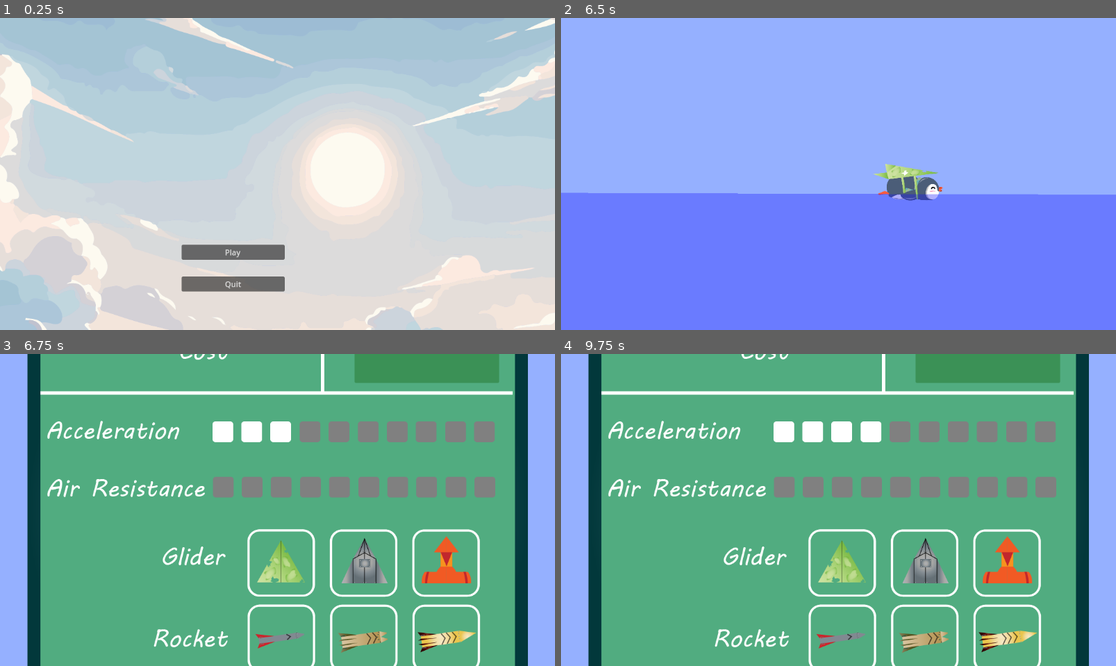
Above: before the commit, frames 1-4 (two rows, left to right).
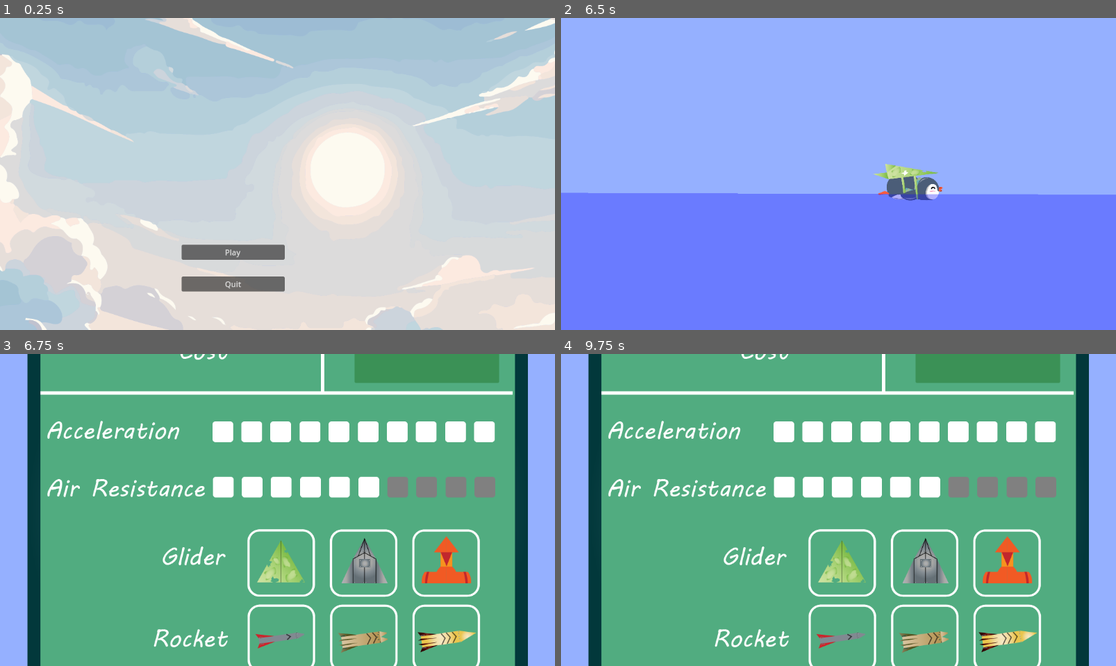
Above: after the commit, the same moments.

Repository: ilietodirascu/Penguin
Game: Godot game, scene res://scenes/menu.tscn
The game is run twice, just before and just after one commit, with the same random seed, the same clock (stepped at 60 frames per second) and the same inputs.
Inputs (mouse positions are in pixels of both pictures, inside the frame that each line leads up to):
- Up to frame 1 (0.25 s): no input
- Up to frame 2 (6.5 s): click "Play" at 0.5 s; move the mouse to (960, 158) at 1.27 s; hold Space (apply_boost) 1.28-2.03 s; hold Right (ui_right) 1.28-2.78 s; move the mouse to (727, 189) at 2.02 s; tap Space (apply_boost) at 2.1, 3.6, 5.1 s; move the mouse to (894, 105) at 2.77 s; hold Left (ui_left) 2.78-3.53 s; hold Space (apply_boost) 2.78-3.53 s; move the mouse to (810, 236) at 3.52 s; hold Right (ui_right) 3.53-5.03 s; move the mouse to (1005, 220) at 4.27 s; hold Space (apply_boost) 4.28-5.03 s; move the mouse to (672, 127) at 5.02 s; hold Left (ui_left) 5.03-5.78 s; move the mouse to (866, 174) at 5.77 s; hold Right (ui_right) from 5.78 s (still down); hold Space (apply_boost) from 5.78 s (still down)
- Up to frame 3 (6.75 s): move the mouse to (194, 432) at 6.52 s; release Right (ui_right) at 6.53 s; release Space (apply_boost) at 6.53 s; hold Left (ui_left) from 6.53 s (still down); tap Space (apply_boost) at 6.6 s
- Up to frame 4 (9.75 s): release Left (ui_left) at 7.25 s; click (783, 432) at 7.27 s; click (810, 432) at 8.02 s; click (838, 432) at 8.77 s; click (871, 432) at 9.52 s

Frames 1-2 are identical in both runs. In frame 3, 3.3% of the frame differs, in the area x 38-90%, y 21-47%; in frame 4, 3.0%.

Commit message:
work in progress

Diff:
--- a/config/progression.cfg
+++ b/config/progression.cfg
@@ -1,7 +1,7 @@
-acceleration=3
-air_resistance=0
-glider=0
+acceleration=10
+air_resistance=6
+glider=1
 rocket=0
-rocket_fuel=0
-days=0
-money=0
+rocket_fuel=10
+days=16
+money=1600
--- a/project.godot
+++ b/project.godot
@@ -15,6 +15,10 @@
 config/features=PackedStringArray("4.2", "Mobile")
 config/icon="res://icon.svg"
 
+[autoload]
+
+FileManager="*res://scripts/file_manager.gd"
+
 [input]
 
 apply_boost={
--- a/scenes/shop.tscn
+++ b/scenes/shop.tscn
@@ -89,7 +89,7 @@
 tooltip_text = "
 "
 
-[node name="Funds" type="Label" parent="TextureRect"]
+[node name="Money" type="Label" parent="TextureRect"]
 layout_mode = 0
 offset_left = 435.0
 offset_top = 73.5
@@ -105,4 +105,69 @@
 horizontal_alignment = 1
 vertical_alignment = 1
 
+[node name="Glider" type="HBoxContainer" parent="TextureRect"]
+layout_mode = 0
+offset_left = 461.0
+offset_top = 561.0
+offset_right = 941.0
+offset_bottom = 696.0
+
+[node name="Rocket" type="HBoxContainer" parent="TextureRect"]
+layout_mode = 0
+offset_left = 461.0
+offset_top = 719.0
+offset_right = 941.0
+offset_bottom = 852.0
+
+[node name="Glider1" type="TextureButton" parent="TextureRect"]
+layout_mode = 0
+offset_left = 460.5
+offset_top = 563.5
+offset_right = 593.5
+offset_bottom = 696.5
+
+[node name="Glider2" type="TextureButton" parent="TextureRect"]
+layout_mode = 0
+offset_left = 632.5
+offset_top = 563.5
+offset_right = 765.5
+offset_bottom = 696.5
+
+[node name="Glider3" type="TextureButton" parent="TextureRect"]
+layout_mode = 0
+offset_left = 804.5
+offset_top = 561.5
+offset_right = 937.5
+offset_bottom = 694.5
+
+[node name="Rocket1" type="TextureButton" parent="TextureRect"]
+layout_mode = 0
+offset_left = 461.5
+offset_top = 717.5
+offset_right = 594.5
+offset_bottom = 850.5
+
+[node name="Rocket2" type="TextureButton" parent="TextureRect"]
+layout_mode = 0
+offset_left = 632.5
+offset_top = 719.5
+offset_right = 765.5
+offset_bottom = 852.5
+
+[node name="Rocket3" type="TextureButton" parent="TextureRect"]
+layout_mode = 0
+offset_left = 804.5
+offset_top = 721.5
+offset_right = 937.5
+offset_bottom = 854.5
+
 [connection signal="pressed" from="TextureRect/ReadyButton" to="." method="_on_ready_button_pressed"]
+[connection signal="mouse_entered" from="TextureRect/Glider1" to="." method="_on_glider_1_mouse_entered"]
+[connection signal="mouse_exited" from="TextureRect/Glider1" to="." method="_on_glider_1_mouse_exited"]
+[connection signal="pressed" from="TextureRect/Glider1" to="." method="_on_glider_1_pressed"]
+[connection signal="mouse_entered" from="TextureRect/Glider2" to="." method="_on_glider_2_mouse_entered"]
+[connection signal="mouse_exited" from="TextureRect/Glider2" to="." method="_on_glider_2_mouse_exited"]
+[connection signal="pressed" from="TextureRect/Glider2" to="." method="_on_glider_2_pressed"]
+[connection signal="mouse_entered" from="TextureRect/Glider3" to="." method="_on_glider_3_mouse_entered"]
+[connection signal="mouse_exited" from="TextureRect/Glider3" to="." method="_on_glider_3_mouse_exited"]
+[connection signal="pressed" from="TextureRect/Glider3" to="." method="_on_glider_3_pressed"]
--- a/scripts/CustomButtons/custom_button.gd
+++ b/scripts/CustomButtons/custom_button.gd
@@ -5,9 +5,10 @@
 
 var param_name = ""
 var price = 0
-var cost_label: Label = null
 var is_marked = false
-func _init(texture: Resource, initial_price: int,isMarked,name,size:Vector2 = Vector2(60,30)):
+var value = 0
+var shop:Shop = null
+func _init(texture: Resource, initial_price: int,is_marked,name,shop,size:Vector2 = Vector2(60,30)):
 	self.texture_normal = texture
 	self.price = initial_price
 	self.set_h_size_flags(SIZE_EXPAND)
@@ -16,26 +17,58 @@
 	self.connect("mouse_entered",_on_mouse_entered)
 	self.connect("mouse_exited",_on_mouse_exited)
 	self.connect("pressed",_on_mouse_pressed)
-	is_marked = isMarked
+	self.is_marked = is_marked
+	self.value = value
+	self.shop = shop
 	param_name = name
-
 func _ready():
-	var parent_node = get_parent()
-	cost_label = parent_node.get_node("../UpgradeCost")
+	pass
 
 func set_price(new_price):
 	price = new_price
 
+func set_value(value):
+	self.value = value
+
 func _on_mouse_entered():
 	if(!is_marked):
-		cost_label.text = str(price)
+		shop.update_upgrade_cost_label(str(count_total_price()))
 
 func _on_mouse_exited():
-	cost_label.text = ""
+	shop.update_upgrade_cost_label("")
 
 func _on_mouse_pressed():
 	print(param_name)
-	if(!is_marked):
-		is_marked = true
-		texture_normal = marked_texture
-		cost_label.text = ""
+	var total_price = count_total_price()
+	if(!is_marked and can_buy(total_price)):
+		mark_all_unmarked()
+		FileManager.set_money(FileManager.get_money() - total_price)
+		FileManager.update_value(param_name,value)
+		shop.update_upgrade_cost_label("")
+		shop.update_money_label(FileManager.get_money())
+
+func count_total_price() -> int:
+	var total_price = price
+	if not is_marked:
+		var siblings = get_parent().get_children()
+		for sibling in siblings:
+			if sibling == self:
+				break  # Start counting from this button
+			if  sibling is CustomButton and not sibling.is_marked:
+				total_price += sibling.price
+	return total_price
+
+func mark_all_unmarked():
+	var siblings = get_parent().get_children()
+	for sibling in siblings:
+		if sibling is CustomButton and not sibling.is_marked:
+			sibling.mark()
+		if sibling == self:
+			return
+
+func can_buy(total_price) -> bool:
+	return total_price <= FileManager.get_money()
+
+func mark():
+	is_marked = true
+	texture_normal = marked_texture
--- /dev/null
+++ b/scripts/file_manager.gd
@@ -0,0 +1,86 @@
+extends Node
+
+const filename : String = "res://config/progression.cfg"
+
+var acceleration = 0
+var air_resistance = 0
+var glider = 0
+var rocket = 0
+var rocket_fuel = 0
+var days = 0
+var money = 0
+var config: ConfigFile = null
+
+func _init():
+	config = load_from_file()
+
+
+
+func load_from_file() -> ConfigFile:
+	var progression : ConfigFile = ConfigFile.new();
+	if progression.load(filename) == OK:
+		acceleration = progression.get_value("", "acceleration")
+		air_resistance = progression.get_value("", "air_resistance")
+		glider = progression.get_value("", "glider")
+		rocket = progression.get_value("", "rocket")
+		rocket_fuel = progression.get_value("", "rocket_fuel")
+		days = progression.get_value("", "days")
+		money = progression.get_value("","money")
+	else:
+		progression.set_value("", "acceleration", 0)
+		progression.set_value("", "air_resistance", 0)
+		progression.set_value("", "glider", 0)
+		progression.set_value("", "rocket", 0)
+		progression.set_value("", "rocket_fuel", 0)
+		progression.set_value("", "days", 0)
+		progression.set_value("","money",0)
+		progression.save(filename)
+	return progression
+
+func update_value(value_name,value):
+	config.set_value("",value_name,value)
+	config.save(filename)
+func get_value(value_name) -> int:
+	return config.get_value("",value_name)
+
+func get_acceleration() -> int:
+	return get_value("acceleration")
+
+func get_air_resistance() -> int:
+	return get_value("air_resistance")
+
+func get_glider() -> int:
+	return get_value("glider")
+
+func get_rocket() -> int:
+	return get_value("rocket")
+
+func get_rocket_fuel() -> int:
+	return get_value("rocket_fuel")
+
+func get_days() -> int:
+	return get_value("days")
+
+func get_money() -> int:
+	return get_value("money")
+
+func set_acceleration(value):
+	update_value("acceleration",value)
+
+func set_air_resistance(value):
+	update_value("air_resistance",value)
+
+func set_glider(value):
+	update_value("glider",value)
+
+func set_rocket(value):
+	update_value("rocket",value)
+
+func set_rocket_fuel(value):
+	update_value("rocket_fuel",value)
+
+func set_days(value):
+	update_value("days",value)
+
+func set_money(value):
+	update_value("money",value)
--- a/scripts/rb_penguin.gd
+++ b/scripts/rb_penguin.gd
@@ -11,6 +11,7 @@
 
 var is_on_ramp = true
 var touch_water : bool = false
+
 
 func _ready():
 	reset_gravity()
--- a/scripts/upgrades.gd
+++ b/scripts/upgrades.gd
@@ -1,63 +1,112 @@
 extends Control
-
-const filename : String = "res://config/progression.cfg"
+class_name Shop
 const marked_texture = preload("res://Assets/menus/marked_box.png")
 const unmarked_texture = preload("res://Assets/menus/unmarked_box.png")
-var acceleration = 0
-var air_resistance = 0
-var glider = 0
-var rocket = 0
-var rocket_fuel = 0
-var days = 0
-var money = 0
+var acceleration_container: HBoxContainer = null
+var air_resistance_container: HBoxContainer = null
+var rocket_fuel_container: HBoxContainer = null
+var days_label: Label = null
+var money_label: Label = null
+var upgrade_cost_label: Label = null
+const glider_1_cost = 500
+const glider_2_cost = 2500
+const glider_3_cost = 10000
+const rocket_1_cost = 750
+const rocket_2_cost = 5000
+const rocket_3_cost = 15000
 
 func _ready():
-	load_from_file()
-	render_buttons($TextureRect/Acceleration,acceleration,10,2,"acceleration")
-	render_buttons($"TextureRect/Air Resistance",air_resistance,15,3,"air_resistance")
-	render_buttons($"TextureRect/Rocket Fuel",rocket_fuel,20,4,"rocket_fuel")
-	handle_days()
+	acceleration_container = $TextureRect/Acceleration
+	air_resistance_container = $"TextureRect/Air Resistance"
+	rocket_fuel_container = $"TextureRect/Rocket Fuel"
+	days_label = $TextureRect/Days
+	money_label = $TextureRect/Money
+	upgrade_cost_label = $TextureRect/UpgradeCost
+	render_buttons(acceleration_container,FileManager.get_acceleration(),10,2,"acceleration")
+	render_buttons(air_resistance_container,FileManager.get_air_resistance(),15,3,"air_resistance")
+	render_buttons(rocket_fuel_container,FileManager.get_rocket_fuel(),20,4,"rocket_fuel")
+	display_days()
+	display_money()
 
 func render_buttons(path,param,initial_price,price_scaling,name,total_buttons: int = 10):
 	var item_list = path
 
 	for i in range(param):
-		var btn = CustomButton.new(marked_texture,initial_price,true,name)
+		var btn = CustomButton.new(marked_texture,initial_price,true,name,self)
 		item_list.add_child(btn)
 	for i in range(total_buttons - param):
-		var btn = CustomButton.new(unmarked_texture,initial_price,false,name)
+		var btn = CustomButton.new(unmarked_texture,initial_price,false,name,self)
 		item_list.add_child(btn)
 	var index = 0
 	for child in item_list.get_children():
 		child.set_price((index+1) * initial_price * price_scaling)
+		child.set_value(index + 1)
 		index += 1
 
 
-func handle_days():
-	var days_label = $TextureRect/Days
-	days_label.text = str(days)
-	days_label.add_theme_font_size_override("font_size", 36)
-
-func load_from_file():
-	var progression : ConfigFile = ConfigFile.new();
-	if progression.load(filename) == OK:
-		acceleration = progression.get_value("", "acceleration")
-		air_resistance = progression.get_value("", "air_resistance")
-		glider = progression.get_value("", "glider")
-		rocket = progression.get_value("", "rocket")
-		rocket_fuel = progression.get_value("", "rocket_fuel")
-		days = progression.get_value("", "days")
-		money = progression.get_value("","money")
-	else:
-		progression.set_value("", "acceleration", 0)
-		progression.set_value("", "air_resistance", 0)
-		progression.set_value("", "glider", 0)
-		progression.set_value("", "rocket", 0)
-		progression.set_value("", "rocket_fuel", 0)
-		progression.set_value("", "days", 0)
-		progression.set_value("","money",0)
-		progression.save(filename)
 
 
 func _on_ready_button_pressed():
 	get_tree().change_scene_to_file("res://scenes/main.tscn") # Replace with function body.
+	FileManager.set_days(FileManager.get_days() + 1)
+
+func display_days():
+	days_label.text = str(FileManager.get_days())
+	days_label.add_theme_font_size_override("font_size", 36)
+
+
+func display_money():
+	money_label.text = str(FileManager.get_money())
+	money_label.add_theme_font_size_override("font_size",50)
+
+
+func update_upgrade_cost_label(value):
+	upgrade_cost_label.text = str(value)
+
+func update_money_label(value):
+	money_label.text = str(value)
+
+func can_buy(cost) -> bool:
+	return FileManager.get_money() >= cost
+
+
+func _on_glider_1_mouse_entered():
+	update_upgrade_cost_label(glider_1_cost)
+
+
+func _on_glider_1_mouse_exited():
+	update_upgrade_cost_label("")
+
+
+func _on_glider_1_pressed():
+	if(FileManager.get_glider() >= 1 || not can_buy(glider_1_cost)):
+		return
+	FileManager.set_glider(1)
+	update_money_label(FileManager.get_money() - glider_1_cost)
+	FileManager.set_money(FileManager.get_money() - glider_1_cost)
+
+
+func _on_glider_2_mouse_entered():
+	update_upgrade_cost_label(glider_2_cost)
+
+
+func _on_glider_2_mouse_exited():
+	update_upgrade_cost_label("")
+
+
+func _on_glider_2_pressed():
+	FileManager.set_glider(2)
+	update_money_label(FileManager.get_money() - glider_2_cost)
+
+
+func _on_glider_3_mouse_entered():
+	update_upgrade_cost_label(glider_3_cost)
+
+
+func _on_glider_3_mouse_exited():
+	update_upgrade_cost_label("")
+
+
+func _on_glider_3_pressed():
+	FileManager.set_glider(3)
+	update_money_label(FileManager.get_money() - glider_3_cost)
Not shown: 1 places in scenes/menu.tscn that only renumber resources
